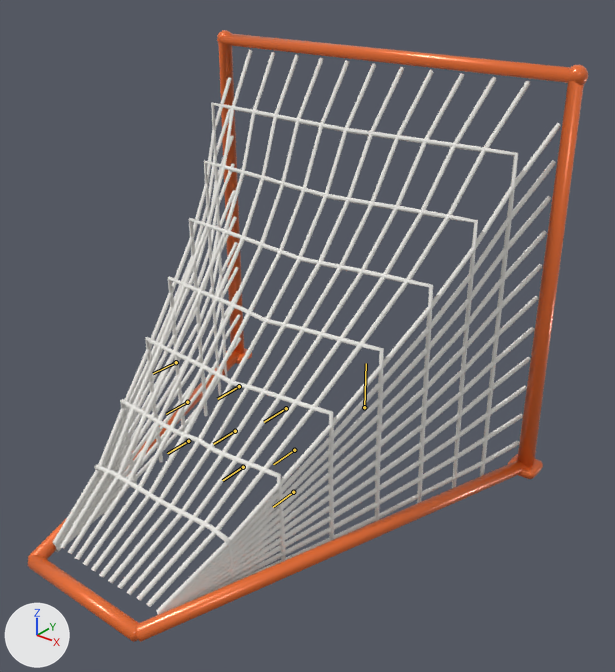
What one commit did to the Blender file 3D/Production/Goal/LaxAttack_Goal.blend.
Before and after are seen from a 50 mm lens placed at (2.52, -3.7, 2.64), pointed at (0.26, -0.88, 0.89). The axes (+X, +Y, +Z) are drawn at lower left. The lights are the same throughout. The first picture is the older version. Both versions are drawn at frame 6 of the action 'net_impact_center'; the numbers are the values there. The bones that bend it are drawn over the model as lines.

The first picture shows 'lax_goal_frame', 'lax_goal_net'.
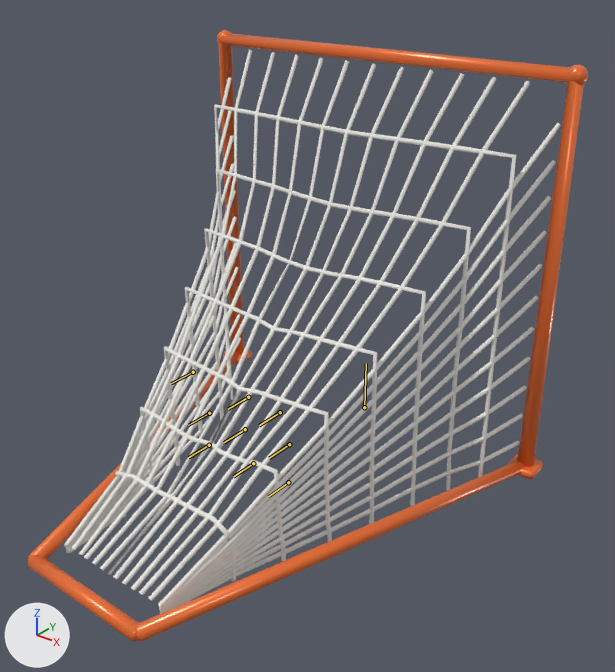
Where the change shows, as pixel boxes (x1, y1, x2, y2) in the pictures (615 x 672 px):
'lax_goal_net', posed
    before: (53, 49, 561, 615)
    after: (64, 49, 561, 614)
bone 'net_00', root to tip
    before: (188, 441) to (167, 453)
    after: (209, 445) to (188, 457)
bone 'net_01', root to tip
    before: (187, 402) to (166, 414)
    after: (209, 413) to (188, 425)
bone 'net_02', root to tip
    before: (176, 362) to (153, 373)
    after: (193, 372) to (171, 383)
bone 'net_10', root to tip
    before: (243, 467) to (222, 480)
    after: (253, 463) to (233, 476)
bone 'net_11', root to tip
    before: (235, 431) to (213, 444)
    after: (245, 429) to (224, 442)
bone 'net_12', root to tip
    before: (239, 386) to (217, 399)
    after: (248, 397) to (228, 409)
bone 'net_20', root to tip
    before: (293, 492) to (273, 507)
    after: (288, 482) to (268, 496)
bone 'net_21', root to tip
    before: (294, 450) to (273, 464)
    after: (289, 444) to (269, 458)
bone 'net_22', root to tip
    before: (286, 408) to (264, 422)
    after: (280, 412) to (259, 425)

What the commit changed:
Bone 'net_00' (bone_net_00) moves from (0.0, -0.2, -0.015) to (-0.074, -0.273, -0.048).
Bone 'net_01' (bone_net_01) moves from (0.0, -0.211, -0.036) to (-0.077, -0.288, -0.109).
Bone 'net_02' (bone_net_02) moves from (0.0, -0.151, -0.042) to (-0.061, -0.206, -0.099).
Bone 'net_10' (bone_net_10) moves from (0.0, -0.232, -0.015) to (0.006, -0.316, -0.041).
Bone 'net_11' (bone_net_11) moves from (0.0, -0.183, -0.03) to (-0.006, -0.25, -0.052).
Bone 'net_12' (bone_net_12) moves from (0.0, -0.226, -0.059) to (0.016, -0.308, -0.159).
Bone 'net_20' (bone_net_20) moves from (0.0, -0.2, -0.015) to (0.093, -0.273, -0.042).
Bone 'net_21' (bone_net_21) moves from (0.0, -0.211, -0.036) to (0.095, -0.288, -0.083).
Bone 'net_22' (bone_net_22) moves from (0.0, -0.151, -0.042) to (0.081, -0.206, -0.119).
